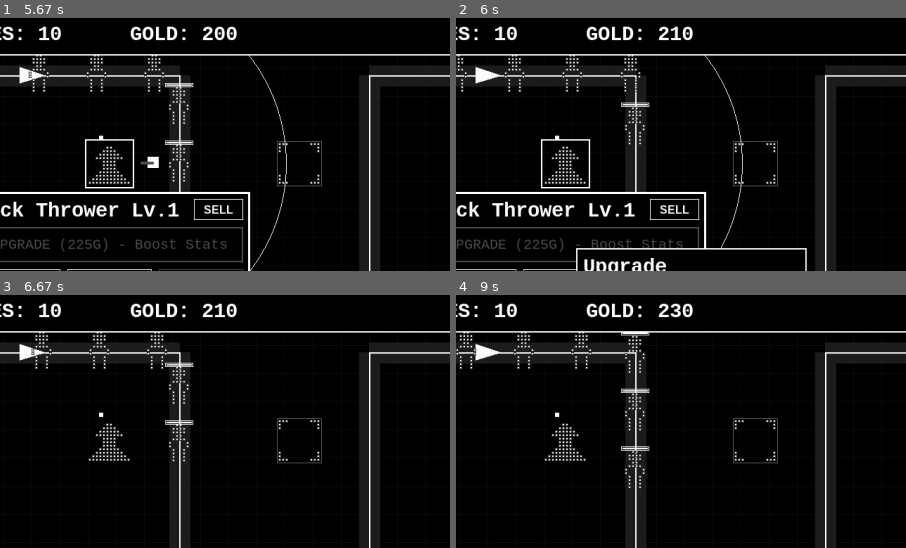
Above: before the commit, frames 1-4 (two rows, left to right).
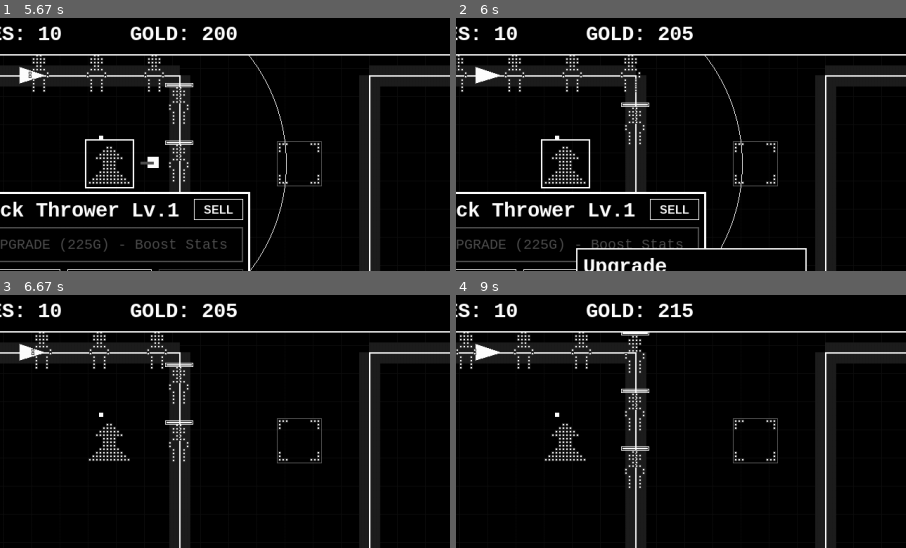
Above: after the commit, the same moments.

Repository: Bazigagrunt/PyGame-TD
Game: pygame game, started from TD-Game-ver1-nowfinalxd.py
The game is run twice, just before and just after one commit, with the same random seed, the same clock (stepped at 60 frames per second) and the same inputs.
Inputs (mouse positions are % of the whole screen's width and height, from its top left):
- Up to frame 1 (5.67 s): click "START GAME" at 0.38 s; click (50, 57) at 0.72 s; click "START WAVE" at 1.05 s; click (87, 85) at 1.38 s; click (21, 31) at 5.22 s; click "Rock Thrower" at 5.55 s
- Up to frame 2 (6 s): click (21, 44) at 5.88 s
- Up to frame 3 (6.67 s): click (35, 79) at 6.22 s; click (20, 87) at 6.55 s
- Up to frame 4 (9 s): click (56, 78) at 7.38 s; click (81, 74) at 7.72 s; click (68, 83) at 8.05 s
The pictures show only the part of the screen within x 9-59%, y 1-51%; the shares and areas given below are measured in that part.

Frame 1 is identical in both runs. In frame 2, 0.2% of the frame differs, in the area x 47-53%, y 3-10%; in frame 3, 0.2%; in frame 4, 0.2%.

Commit message:
More gold nerfs

Diff:
--- a/TD-Game-ver1-nowfinalxd.py
+++ b/TD-Game-ver1-nowfinalxd.py
@@ -693,10 +693,10 @@
                             e.skill_cooldown = 300
 
                 if e.hp <= 0:
-                    bounty = 10
-                    if e.type == EnemyType.TANK: bounty = 15
-                    if e.type == EnemyType.JUGGERNAUT: bounty = 25
-                    if e.type == EnemyType.SHAMAN: bounty = 20
+                    bounty = 5
+                    if e.type == EnemyType.TANK: bounty = 10
+                    if e.type == EnemyType.JUGGERNAUT: bounty = 20
+                    if e.type == EnemyType.SHAMAN: bounty = 25
                     self.gold += bounty
                     self.enemies.remove(e)
                     continue
